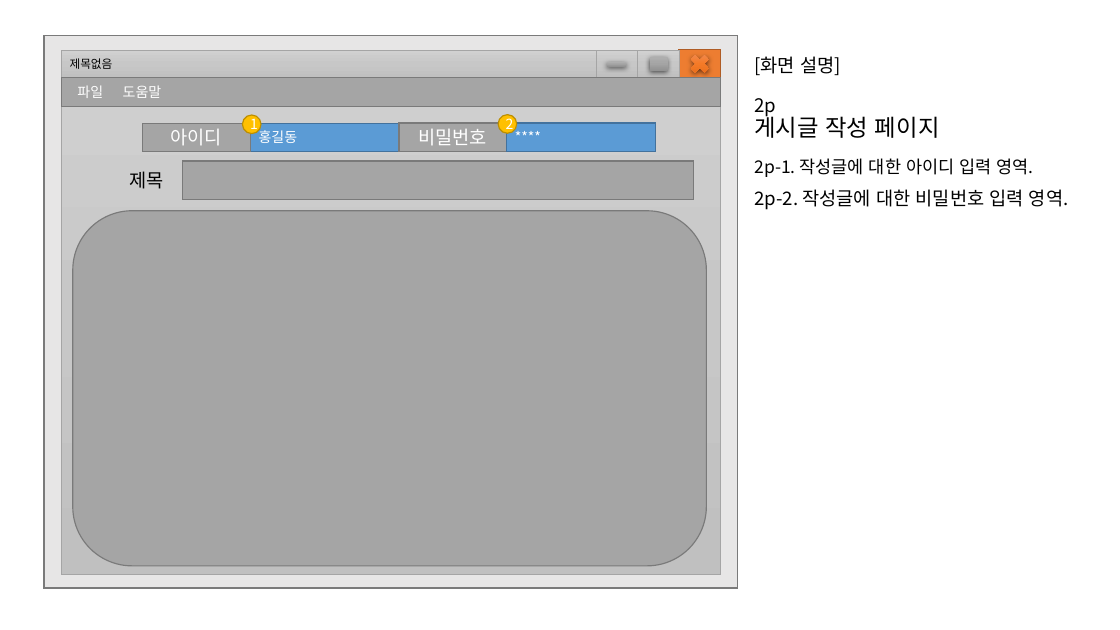
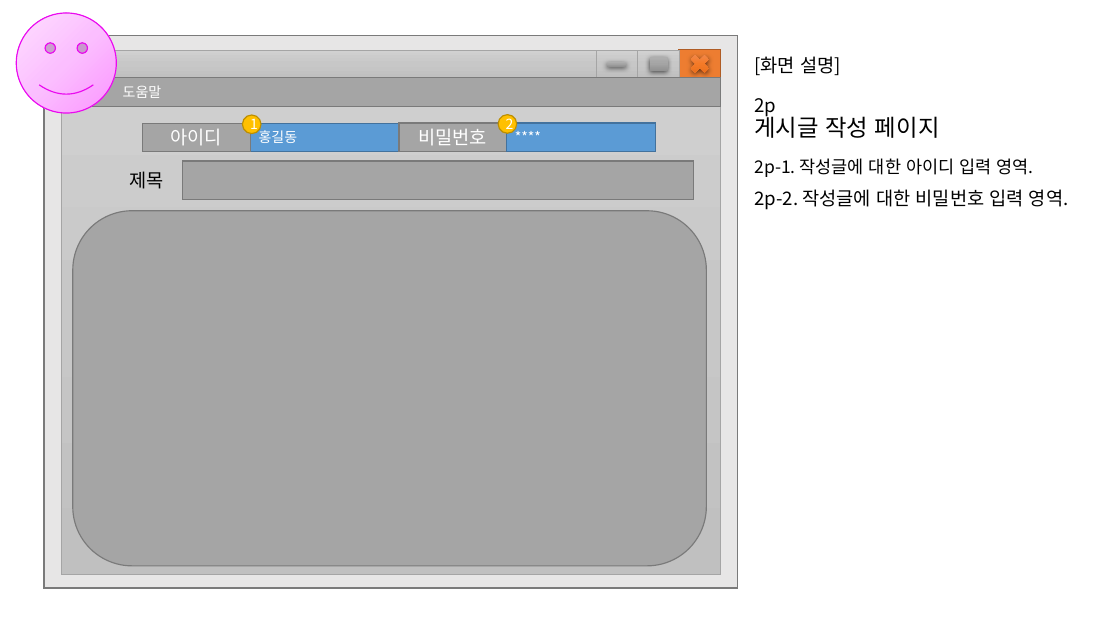
Before and after one commit to jwsimhj97/Fullstack, a slide deck: slide 4 of 소켓통신_심현정.pptx. Drawn at 1120x630 pixels with LibreOffice and Linux fonts; fonts in the diff are those of the drawing. Boxes give left, top, right and bottom in pixels: in the first picture for what was removed or moved away, otherwise in the second. Text is boxed around its words. In the diff, an @@ line names an element or a change of style, - is before the commit and + after.

```diff
--- a/소켓통신_심현정.pptx
+++ b/소켓통신_심현정.pptx
@@ smiley face added at bbox=[16, 13, 116, 113], fill gradient #FB95FF to #FCBEFF to #FEDFFF, outline #EA0AEF 1 pt @@
@@ text in rectangle at bbox=[70, 58, 113, 69]: text removed @@
-제목없음
```
Also in this commit, not shown: 2 other slides changed, 11 other files.
